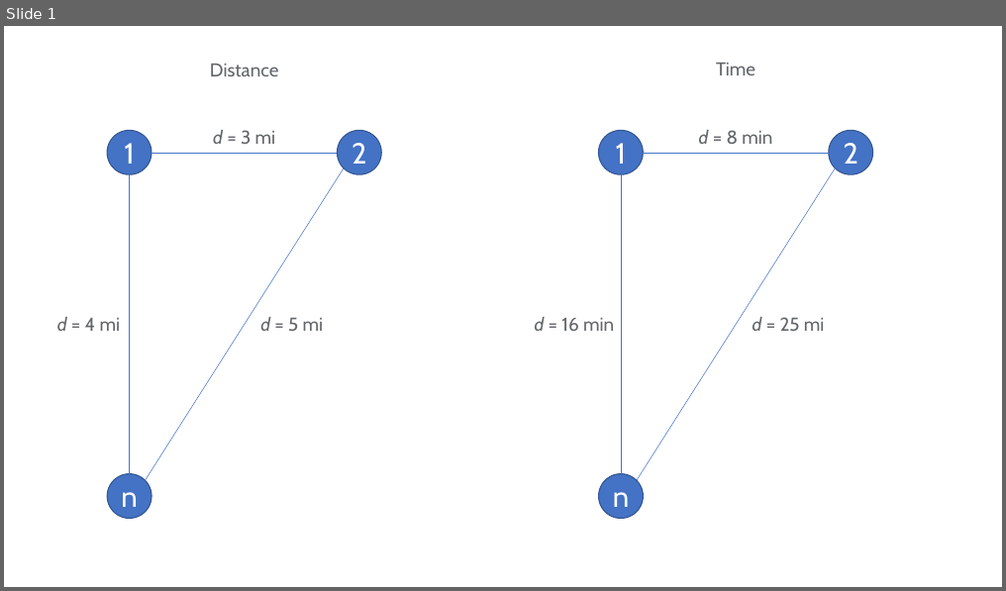
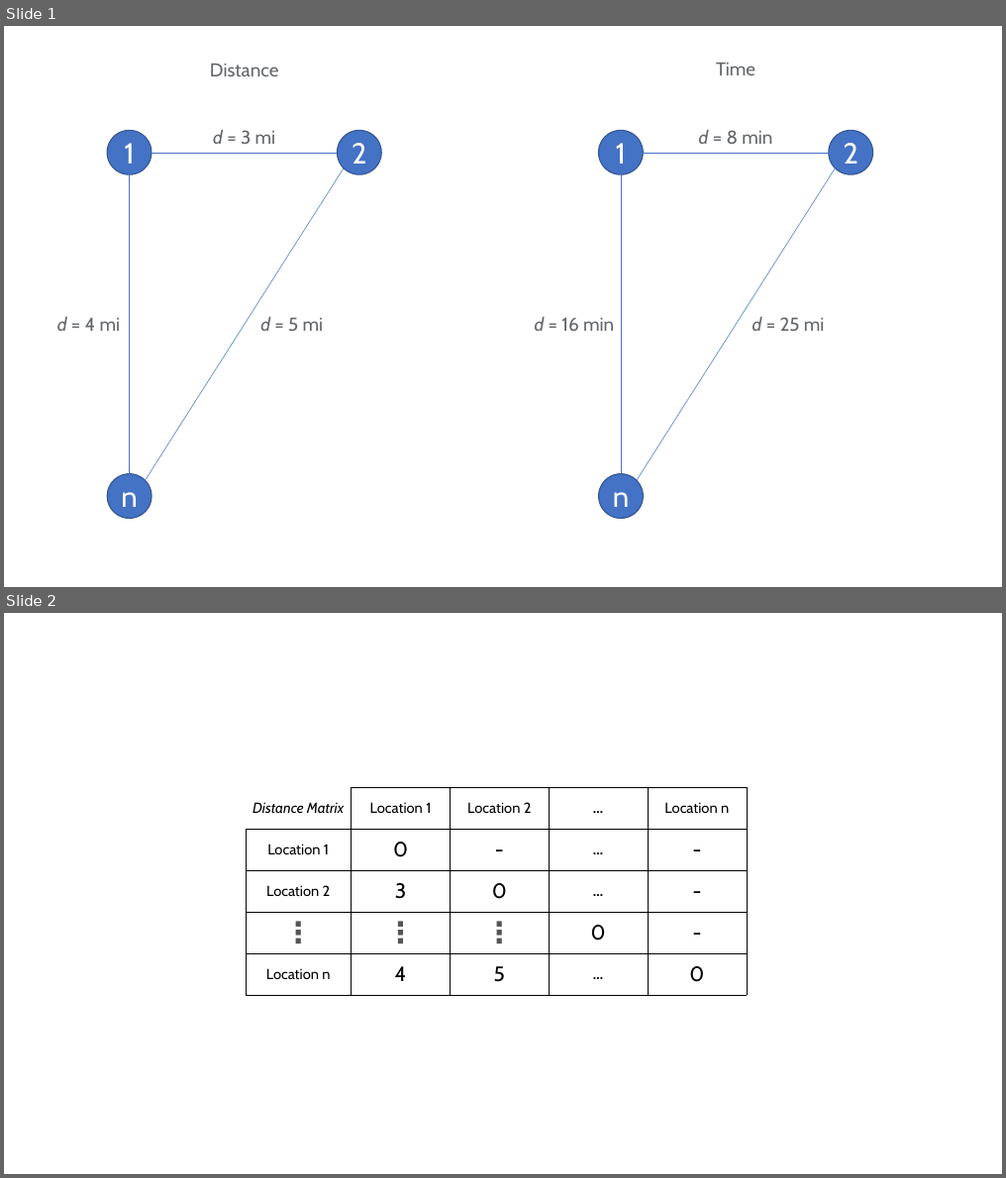
Before and after one commit to mkudija/blog, a slide deck: content/downloads/code/google-maps-api/distance_matrix.pptx. Shown one above the other, each under a label of ours: slide 1 before the commit, slides 1 and 2 after it. The pictures are 1006x591 and 1006x1178 pixels, drawn with LibreOffice and Linux fonts; fonts in the diff are those of the drawing. Boxes give left, top, right and bottom in pixels: in the first picture for what was removed or moved away, otherwise in the second. Text is boxed around its words. In the diff, an @@ line names an element or a change of style, - is before the commit and + after.

```diff
--- a/content/downloads/code/google-maps-api/distance_matrix.pptx
+++ b/content/downloads/code/google-maps-api/distance_matrix.pptx
@@ slide 2 added at box(4, 613, 1002, 1174), background #FFFFFF @@
@@ table added at box(246, 787, 746, 995), 5 rows, 5 columns @@
+Distance Matrix | Location 1 | Location 2 | … | Location n
+Location 1 | 0 | - | … | -
+Location 2 | 3 | 0 | … | -
+⋮ | ⋮ | ⋮ | 0 | -
+Location n | 4 | 5 | … | 0
```
Also in this commit, not shown: 21 other files.
